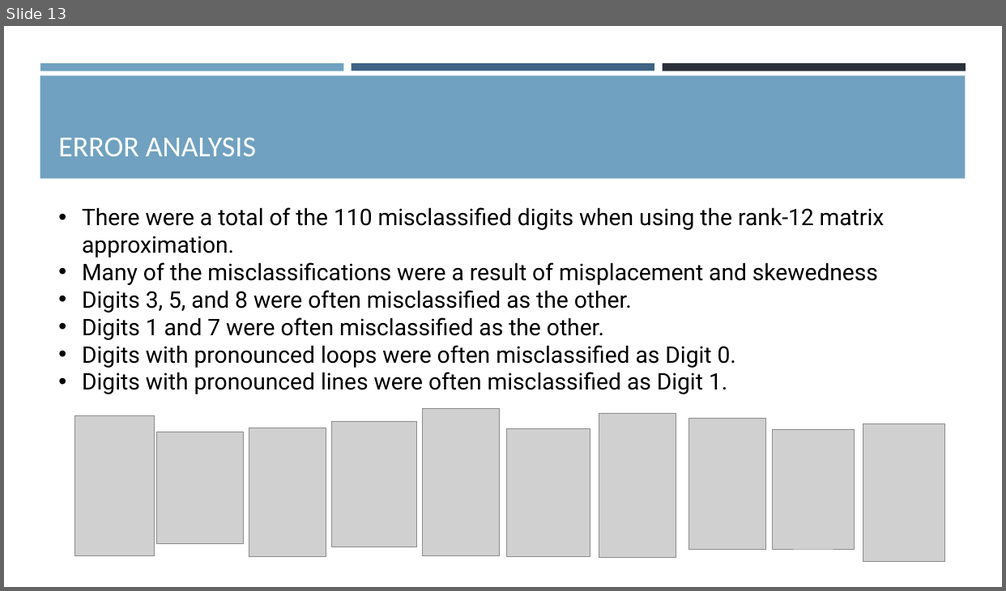
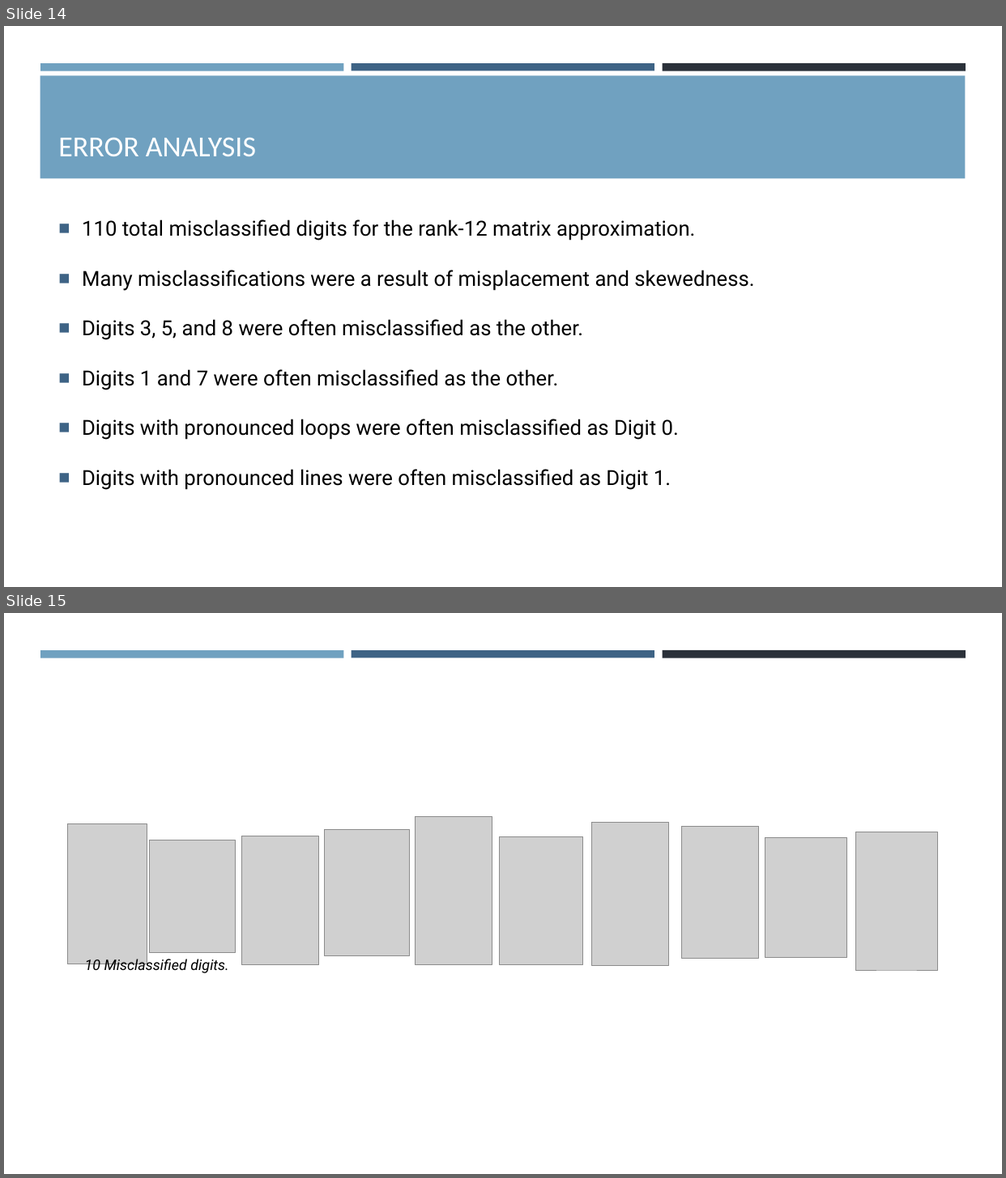
Before and after one commit to justinrnichols/Digit_Recognition, a slide deck: Reports/SVDPowerpoint.pptx. Shown one above the other, each under a label of ours: slide 13 before the commit, slides 14 and 15 after it. The pictures are 1006x591 and 1006x1178 pixels, drawn with LibreOffice and Linux fonts; fonts in the diff are those of the drawing; grey boxes stand for pictures. Boxes give left, top, right and bottom in pixels: in the first picture for what was removed or moved away, otherwise in the second. Text is boxed around its words. In the diff, an @@ line names an element or a change of style, - is before the commit and + after.

```diff
--- a/Reports/SVDPowerpoint.pptx
+++ b/Reports/SVDPowerpoint.pptx
@@ slide 15 added at (x1=4, y1=613, x2=1002, y2=1174), background #FFFFFF; not listed: 3 template elements that a slide beside it also shows @@
@@ group added at (x1=68, y1=816, x2=938, y2=970): 10 pictures @@
@@ text added at (x1=85, y1=956, x2=228, y2=974), 14 pt, text #000000, italic @@
+10 Misclassified digits.
@@ what was slide 13 is now slide 14 @@
@@ slide 14 changed as well @@
@@ text at (x1=82, y1=220, x2=754, y2=291): text changed; size 22 to 20 pt @@
-• There were a total of the 110 misclassified digits when using the rank-12 matrix approximation.
-• Many of the misclassifications were a result of misplacement and skewedness
+■ 110 total misclassified digits for the rank-12 matrix approximation.
+■ Many misclassifications were a result of misplacement and skewedness.
@@ text at (x1=82, y1=319, x2=679, y2=490): size 22 to 20 pt in "Digits 3, 5, and 8 were often ...", "Digits 1 and 7 were often misclassified ...", "Digits with pronounced loops were often misclassified ...", "Digits with pronounced lines were often misclassified ..."; bullet • to ■; line spacing 1 to 1.5; more space between paragraphs @@
@@ group removed at (x1=75, y1=408, x2=945, y2=563): 10 pictures @@
```
Also in this commit, not shown: 15 other slides changed, 1 other slide added, 1 other file.
